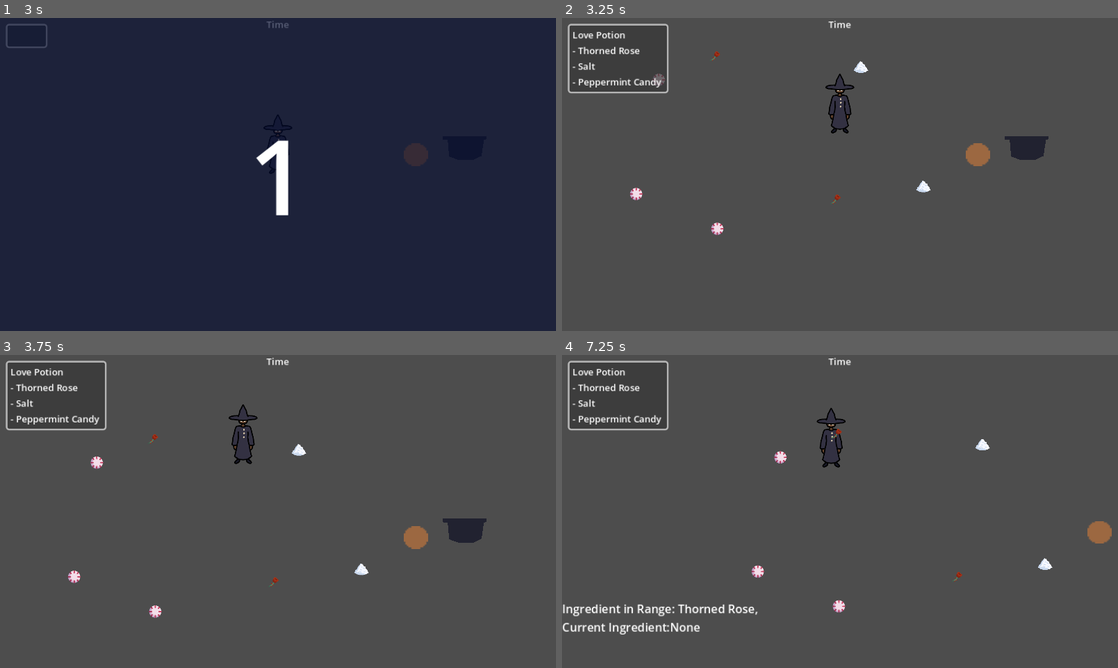
Above: before the commit, frames 1-4 (two rows, left to right).
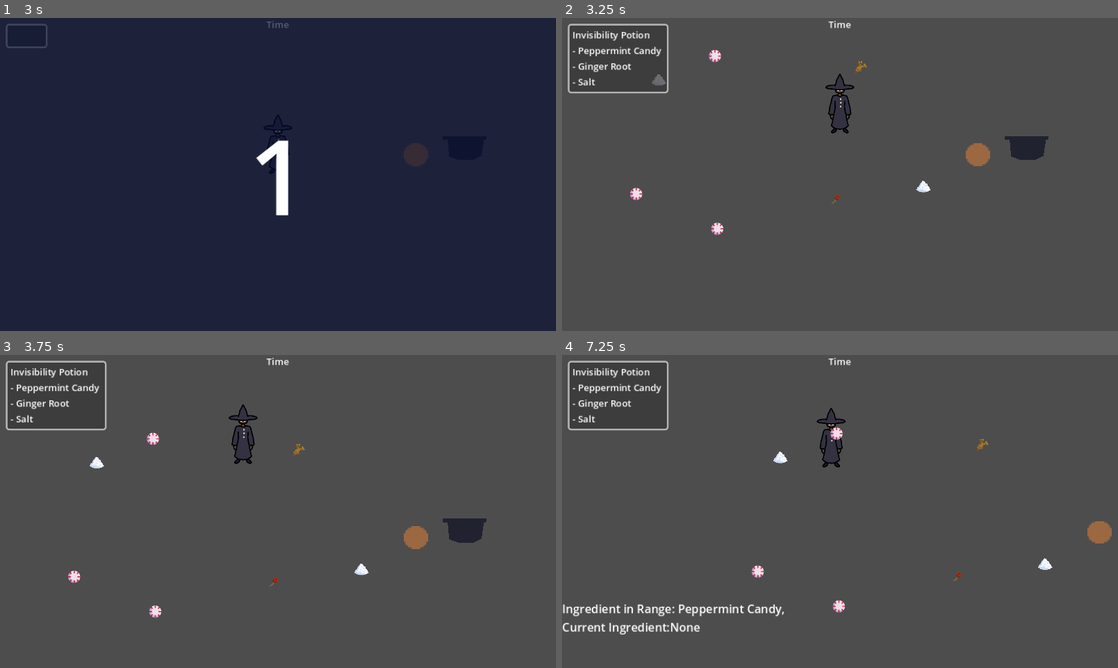
Above: after the commit, the same moments.

Repository: aryuserious/witch-in-training
Game: Godot game, scene res://scenes/level_1.tscn
Same seed, same stepped clock (60 frames per second), same inputs: the game is played once before the commit and once after it.
Inputs:
- Up to frame 1 (3 s): tap Enter at 0.5, 2.75 s; hold D (right) 0.53-1.28 s; tap Q (drop) at 0.6, 1.35, 2.3 s; hold S (down) 1.28-2.03 s; tap Space at 2 s; hold D (right) 2.03-2.78 s; tap E (pickup) at 2.1 s; hold W (up) from 2.78 s (still down); tap 1 (show-hide stats) at 2.85 s
- Up to frame 2 (3.25 s): keep holding W (up); tap Q (drop) at 3.05 s
- Up to frame 3 (3.75 s): release W (up) at 3.53 s; hold A (left) from 3.53 s (still down); tap Q (drop) at 3.6 s
- Up to frame 4 (7.25 s): tap Q (drop) at 4.35, 5.3, 6.05, 6.6 s; release A (left) at 5.03 s; hold S (down) 5.03-5.78 s; tap E (pickup) at 5.1 s; hold D (right) 5.78-6.53 s; tap 1 (show-hide stats) at 5.85 s; hold W (up) from 6.53 s (still down)

Frame 1 is identical in both runs. In frame 2, 0.9% of the frame differs, in the area x 2-56%, y 4-23%; in frame 3, 0.9%; in frame 4, 1.2%, in the area x 2-77%, y 4-84%.

Commit message:
using ingredient types instead of ingredients - makes things faster - needed_ingredients : Array[Ingredient] is now needed_ingredient_types : Array[Ingredient.type] - i also did this for cauldron.current_ingredients and potion.ingredients

Diff:
--- a/scripts/cauldron.gd
+++ b/scripts/cauldron.gd
@@ -4,98 +4,116 @@
 
 
 signal new_potion(potion : Potion) # alerted when a new potion is selected
+signal accept_ingredient(ingr : Ingredient) # when the cauldron takes an ingredient from the player
 var current_potion : Potion # the potion the player is trying to make
-var needed_ingredients : Array[Ingredient] # the ingrs that are still needed (meaning, once an ingredient gets put into the cauldron that WAS needed, it is no longer needed and gets removed from this array)
-var current_ingredients : Array[Ingredient] # the ingrs that are in the cauldron
+var needed_ingredient_types : Array[Ingredient.type] # the ingrs that are still needed (meaning, once an ingredient gets put into the cauldron that WAS needed, it is no longer needed and gets removed from this array)
+var current_ingredients_types : Array[Ingredient.type] # the ingrs that are in the cauldron
 
 var player_in_range : bool = false
-var player : Player
+@onready var player : Player = get_node("../Player") as Player # . self ./ self ../ parent ../Node sibling
 
 @onready var detection = get_parent().get_node("CauldronDetection")
 
 var potions : Array[Potion] = [
     Potion.new( [
-        Ingredient.create(Ingredient.type.GINGER_ROOT),
-        Ingredient.create(Ingredient.type.GINGER_ROOT),
-        Ingredient.create(Ingredient.type.PEPPERMINT_CANDY) ], "Healing" ),
+        Ingredient.type.GINGER_ROOT,
+        Ingredient.type.GINGER_ROOT,
+        Ingredient.type.PEPPERMINT_CANDY ], "Healing", 0 ),
     Potion.new( [
-        Ingredient.create(Ingredient.type.THORNED_ROSE),
-        Ingredient.create(Ingredient.type.SALT),
-        Ingredient.create(Ingredient.type.PEPPERMINT_CANDY) ], "Love" ),
+        Ingredient.type.THORNED_ROSE,
+        Ingredient.type.SALT,
+        Ingredient.type.PEPPERMINT_CANDY ], "Love", 0 ),
     Potion.new( [
-        Ingredient.create(Ingredient.type.THORNED_ROSE),
-        Ingredient.create(Ingredient.type.GINGER_ROOT),
-        Ingredient.create(Ingredient.type.PEPPERMINT_CANDY) ], "Death", 1 )
+        Ingredient.type.PEPPERMINT_CANDY,
+        Ingredient.type.GINGER_ROOT,
+        Ingredient.type.SALT ], "Invisibility", 0 ),
+    Potion.new( [
+        Ingredient.type.THORNED_ROSE,
+        Ingredient.type.GINGER_ROOT,
+        Ingredient.type.PEPPERMINT_CANDY ], "Death", 1 )
 ]
 
 
 func _ready():
-    pass
+    player.connect("try_ingredient", _on_player_try_ingredient)
 
 
 func _physics_process(_delta):
-    update_needed_ingredients()
+    pass
 
-    if needed_ingredients.size() == 0:
-        select_potion()
+    # if needed_ingredients.size() == 0:
+    #     select_potion()
 
 
 func select_potion():
+    # find the possible potions
     var possible_potions : Array[Potion] = []
 
     for potion in potions: # for every potion...
         if Global.difficulty == potion.rarity: # if the rarity and game difficulty match...
             possible_potions.append(potion) # add it to possible potions
 
+    # set new potion
     var i = randi_range(0, possible_potions.size() - 1) # choose a random index
     current_potion = possible_potions[i] # use the random index to choose from the possible potions
-    needed_ingredients = current_potion.ingredients # sets the needed ingredients to the ingredients of the new potion
-    current_ingredients.clear() # empties the cauldron
+    needed_ingredient_types = current_potion.ingredient_types # sets the needed ingredients to the ingredients of the new potion
+    current_ingredients_types.clear() # empties the cauldron
     new_potion.emit(current_potion)
     print("new potion")
     print("potion is ", current_potion.effect)
-    print("there are ", needed_ingredients.size(), " needed ingredients")
+    print("there are ", needed_ingredient_types.size(), " needed ingredients")
 
 
-func update_needed_ingredients():
-    if current_ingredients.size() > 0:
-        for ci in current_ingredients: # for every ingredient that is in the cauldron...
-            for ni in needed_ingredients: # go through every needed ingredient...
-                if ci.ingredient_type == ni.ingredient_type: # and if they have the same type...
-                    needed_ingredients.erase(ni) # take the needed ingredient out of the needed ingredients array
+func update_needed_ingredients(ingr_type : Ingredient.type):
+    if ingr_type in needed_ingredient_types:
+        needed_ingredient_types.erase(ingr_type)
 
 
-func all_ingrs_are_required() -> bool:
-    var ingrs_req_status : Array[bool] = [] # if first ingr is required and the last 2 are not, array is [true, false, false]
-    # (describe here)
-    for ingr in current_ingredients:
-        var ingr_type := ingr.ingredient_type as Ingredient.type
-        var ingr_is_req : bool
+func all_ingrs_are_required() -> bool: # does nothing rn
+    return true
+    # var ingrs_req_status : Array[bool] = [] # if first ingr is required and the last 2 are not, array is [true, false, false]
+    # # (describe here)
+    # for ingr in current_ingredients:
+    #     var ingr_type := ingr.ingredient_type as Ingredient.type
+    #     var ingr_is_req : bool
 
-        # get needed ingredient types into an array
-        var req_ingr_types : Array[Ingredient.type] = []
-        for ni in current_potion.ingredients:
-            req_ingr_types.append(ni.ingredient_type)
+    #     # get needed ingredient types into an array
+    #     var req_ingr_types : Array[Ingredient.type] = []
+    #     for ni in current_potion.ingredients:
+    #         req_ingr_types.append(ni.ingredient_type)
 
-        if ingr_type in req_ingr_types:
-            ingr_is_req = true
-        else:
-            ingr_is_req = false
+    #     if ingr_type in req_ingr_types:
+    #         ingr_is_req = true
+    #     else:
+    #         ingr_is_req = false
 
-        ingrs_req_status.append(ingr_is_req)
+    #     ingrs_req_status.append(ingr_is_req)
 
-    if false in ingrs_req_status:
-        return false
-    else:
-        return true
+    # if false in ingrs_req_status:
+    #     return false
+    # else:
+    #     return true
 
 
+func _on_player_try_ingredient(ingredient : Ingredient, type : Ingredient.type):
+    if type in needed_ingredient_types:
+        current_ingredients_types.append(type)
+        update_needed_ingredients(type)
+        accept_ingredient.emit(ingredient)
+    else:
+        print("You don't need that ingredient")
+        for nit in needed_ingredient_types:
+            print("You need ", Ingredient.ingredient_type_as_string(nit))
+        print("But you tried to put a(n)", Ingredient.ingredient_type_as_string(type))
+
+    if needed_ingredient_types.size() == 0:
+        print("You completed a potion")
+        select_potion()
 
 
 func _on_detection_body_entered(body:Node2D):
     if body is Player:
         player_in_range = true
-        player = body as Player
 
         detection.get_node("Bright").visible = true
 
@@ -117,10 +135,10 @@
         LEGENDARY = 5
     }
     var rarity : rarities
-    var ingredients : Array[Ingredient]
+    var ingredient_types : Array[Ingredient.type]
     var effect = ""
 
-    func _init(ingrs : Array[Ingredient], e : String, r = rarities.COMMON):
-        ingredients = ingrs
+    func _init(ingr_types : Array[Ingredient.type], e : String, r = rarities.COMMON):
+        ingredient_types = ingr_types
         effect = e
         rarity = r
--- a/scripts/hud.gd
+++ b/scripts/hud.gd
@@ -25,7 +25,7 @@
     for ingr in $Panel/VBox/IngrTypes.get_children():
         ingr.queue_free()
 
-    for ingr in potion.ingredients: # for every potion ingredient...
+    for ingr in potion.ingredient_types: # for every potion ingredient...
         var t = Ingredient.ingredient_type_as_string(ingr) # save the ingredient type to a variable...
         ingredient_types.append(t) # then append that variable to the ingredient types array
 
--- a/scripts/ingredient.gd
+++ b/scripts/ingredient.gd
@@ -45,9 +45,9 @@
                 $Sprite.region_rect = ingredient_regions["salt"]
 
 
-static func ingredient_type_as_string(ingredient : Ingredient) -> String:
-    if ingredient:
-        match ingredient.ingredient_type:
+static func ingredient_type_as_string(ingr_type : Ingredient.type) -> String:
+    if ingr_type or ingr_type == 0:
+        match ingr_type:
             Ingredient.type.GINGER_ROOT:
                 return "Ginger Root"
             Ingredient.type.PEPPERMINT_CANDY:
--- a/scripts/level_1.gd
+++ b/scripts/level_1.gd
@@ -20,12 +20,12 @@
 
 func _on_cauldron_new_potion(potion : Cauldron.Potion):
     # spawn necessary ingredeinets
-    for ingr in potion.ingredients:
+    for ingr_type in potion.ingredient_types:
         var i = ingr_scene.instantiate()
 
         if i is Ingredient:
             i = i as Ingredient
-            i.ingredient_type = ingr.ingredient_type
+            i.ingredient_type = ingr_type
             add_child(i)
 
     # spawn extra ingredients
--- a/scripts/player.gd
+++ b/scripts/player.gd
@@ -7,8 +7,14 @@
 
 var ingredients_in_range : Array[Ingredient] # which ingredient is in range
 var current_ingredient : Ingredient # which ingredient is picked up
+signal try_ingredient(ingredient : Ingredient, type : Ingredient.type) # when the player tries to put an ingredient into the cauldron
 
 @onready var cauldron = get_parent().get_node("Cauldron") as Cauldron
+
+
+func _ready():
+    cauldron.connect("accept_ingredient", _on_cauldron_accepted_ingredient)
+
 
 func _physics_process(_delta):
     move()
@@ -21,13 +27,13 @@
         if cauldron.player_in_range == false:
             drop_ingredient()
         elif cauldron.player_in_range == true:
-            cauldron.current_ingredients.append(current_ingredient) # add the ingr the player is holding to the ingrs in the cauldron
-            # the ingr is gone because it is now in the cauldron
-            #current_ingredient.visible = false
-            var collision = current_ingredient.get_node("Collision") as CollisionShape2D
-            collision.set_deferred("disabled", true)
-            current_ingredient.visible = false
-            current_ingredient = null
+            try_ingredient.emit(current_ingredient, current_ingredient.ingredient_type)
+            # cauldron.current_ingredients.append(current_ingredient) # add the ingr the player is holding to the ingrs in the cauldron
+            # # the ingr is gone because it is now in the cauldron
+            # var collision = current_ingredient.get_node("Collision") as CollisionShape2D
+            # collision.set_deferred("disabled", true)
+            # current_ingredient.visible = false
+            # current_ingredient = null
 
     if current_ingredient:
         # ingredient looks like its being held by the player
@@ -51,6 +57,11 @@
     current_ingredient.position.y += 20
     current_ingredient.scale = Vector2(1, 1)
 
+    current_ingredient = null
+
+
+func _on_cauldron_accepted_ingredient(ingr : Ingredient):
+    current_ingredient.queue_free()
     current_ingredient = null
 
 
--- a/scripts/stats.gd
+++ b/scripts/stats.gd
@@ -7,10 +7,17 @@
 
 
 func _process(_delta):
+    # shoow and hide stats
     if Input.is_action_just_pressed("show-hide stats"):
         visible = !visible
+
+    # get all of the ingredients in range into one string
     var ingrs_in_range_string = ""
     for ingr in player_ingredients_in_range:
-        ingrs_in_range_string += Ingredient.ingredient_type_as_string(ingr) + ", "
+        ingrs_in_range_string += Ingredient.ingredient_type_as_string(ingr.ingredient_type) + ", "
 
-    label.text = "Ingredient in Range: " + ingrs_in_range_string + "\nCurrent Ingredient:" + Ingredient.ingredient_type_as_string(player_current_ingredient)
+    var cit = "None" # cit is current ingredient type
+    if player_current_ingredient:
+        cit = Ingredient.ingredient_type_as_string(player_current_ingredient.ingredient_type)
+
+    label.text = "Ingredient in Range: " + ingrs_in_range_string + "\nCurrent Ingredient:" + cit
Not shown, added: export_presets.cfg
